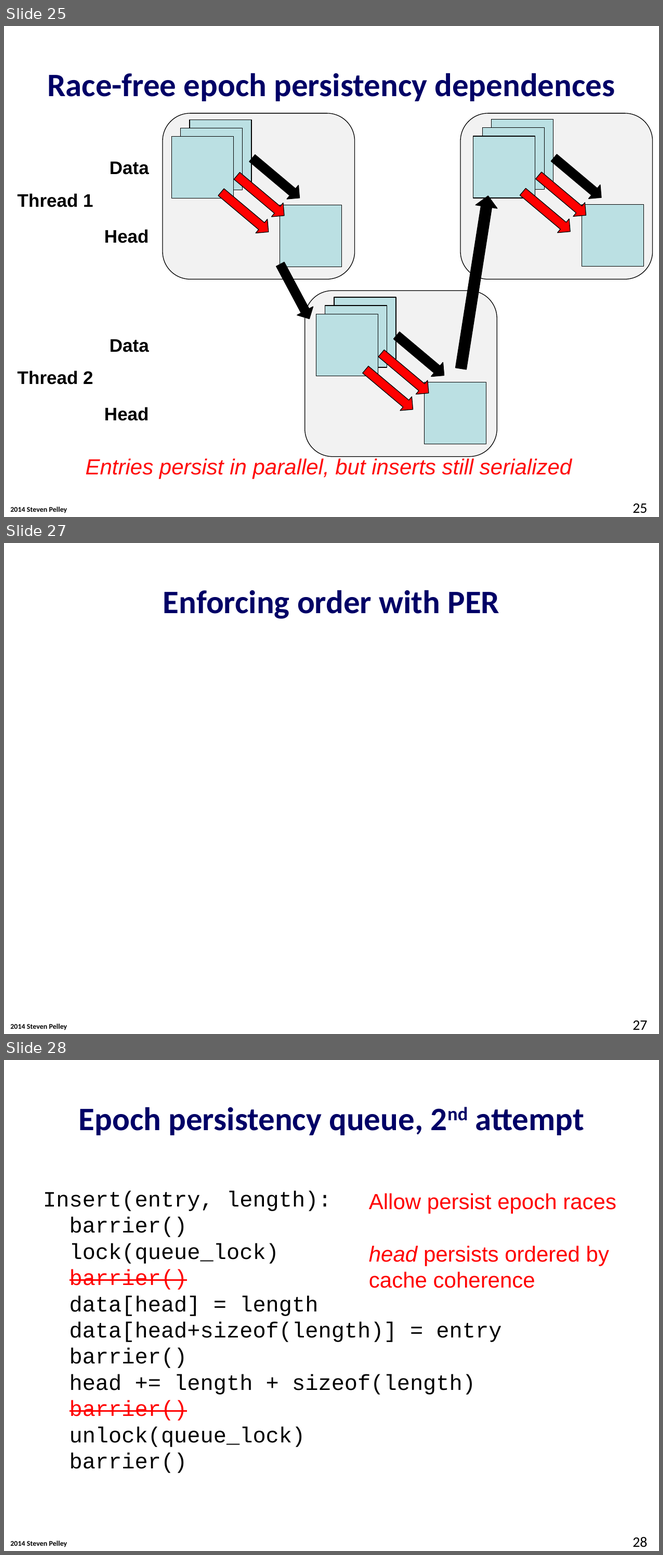
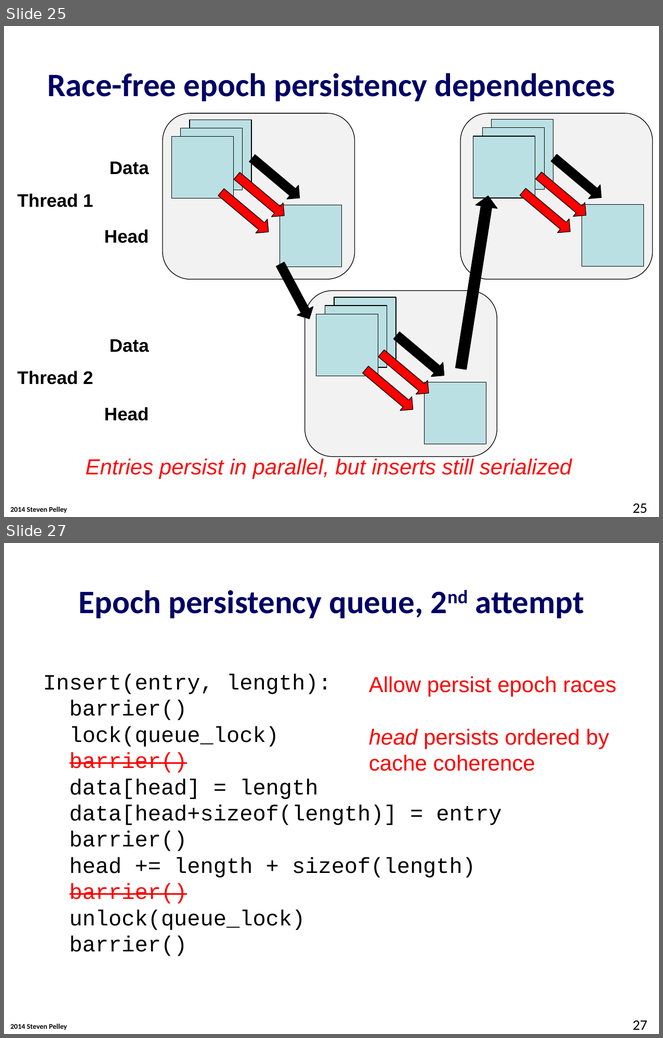
Before and after one commit to Abulila/dissertation, a slide deck: proposal/defense.pptx. Shown one above the other, each under a label of ours: slides 25, 27 and 28 before the commit, slides 25 and 27 after it; the slides between them are not shown. The pictures are 663x1555 and 663x1038 pixels, drawn with LibreOffice and Linux fonts; fonts in the diff are those of the drawing; background and template pictures are left out. Boxes give left, top, right and bottom in pixels: in the first picture for what was removed or moved away, otherwise in the second. Text is boxed around its words. In the diff, an @@ line names an element or a change of style, - is before the commit and + after.

```diff
--- a/proposal/defense.pptx
+++ b/proposal/defense.pptx
@@ slide 27 removed at <box>4,543,659,1034</box>, background #FFFFFF; not listed: 1 template element that a slide beside it also shows @@
@@ title removed at <box>163,590,500,619</box> @@
-Enforcing order with PER
@@ page number removed at <box>633,1021,647,1030</box> @@
-27
@@ what was slide 28 is now slide 27 @@
@@ page number at <box>633,1021,647,1030</box>: text changed @@
-28
+27
```
Also in this commit, not shown: 7 slides changed, 1 slide added.
